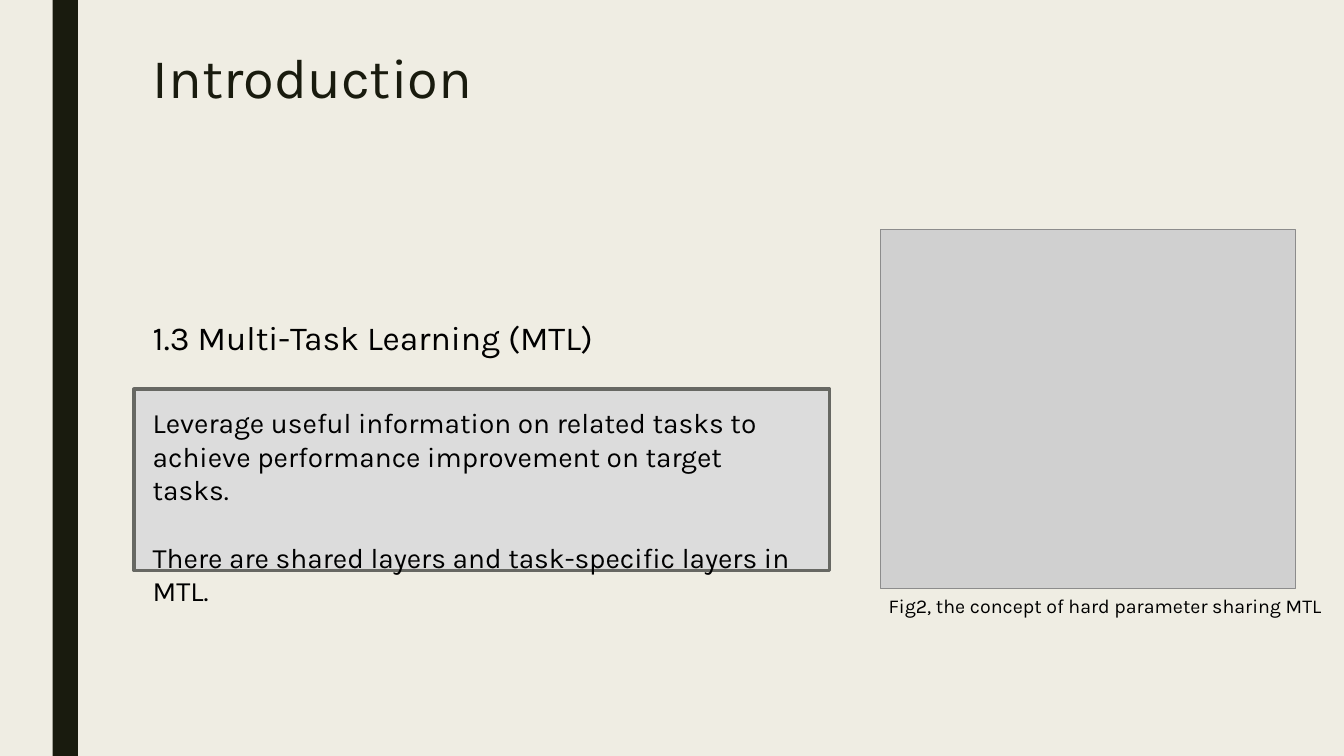
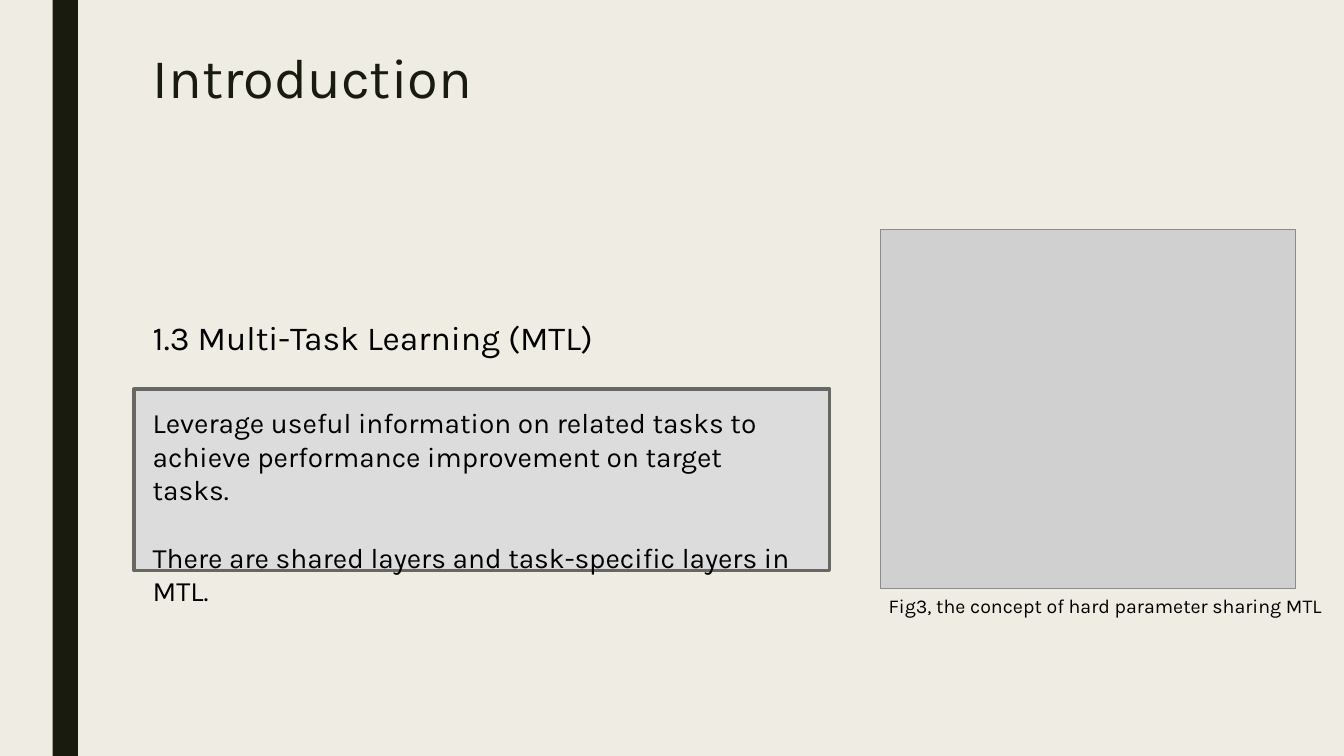
Before and after one commit to wangjasonx62301/How-multitasking-benefits-QA-Retrieval, a slide deck: slide 5 of Temp_2.pptx. Drawn at 1344x756 pixels with LibreOffice and Linux fonts; fonts in the diff are those of the drawing; grey boxes stand for pictures. Boxes give left, top, right and bottom in pixels: in the first picture for what was removed or moved away, otherwise in the second. Text is boxed around its words. In the diff, an @@ line names an element or a change of style, - is before the commit and + after.

```diff
--- a/Temp_2.pptx
+++ b/Temp_2.pptx
@@ text at (x1=889, y1=599, x2=1322, y2=618): text changed @@
-Fig2, the concept of hard parameter sharing MTL
+Fig3, the concept of hard parameter sharing MTL
```
Also in this commit, not shown: 13 other slides changed, 6 slides added, 2 slides removed, 5 other files.
